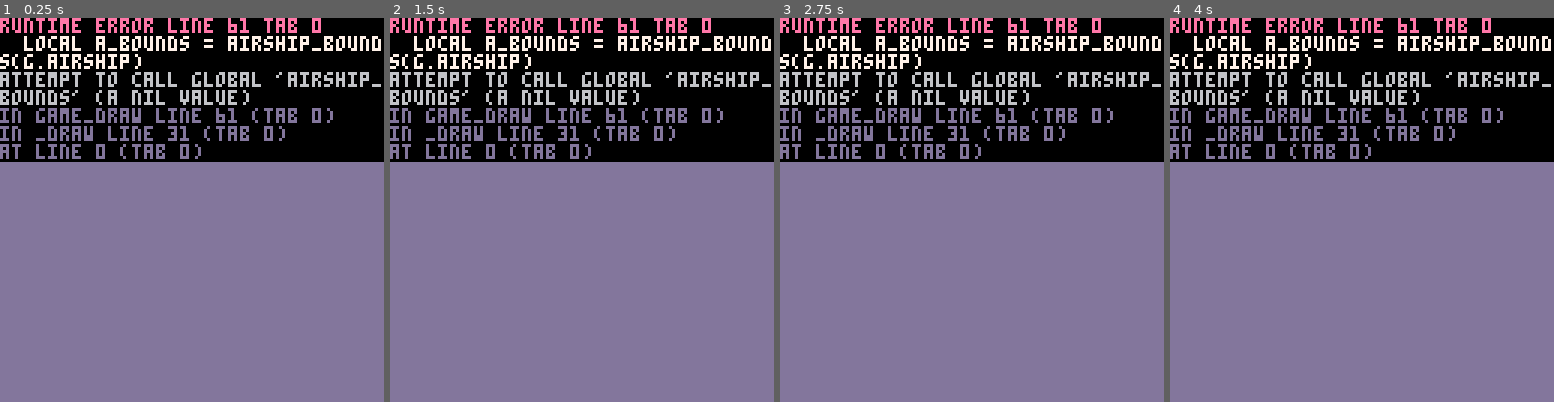
Above: before the commit, frames 1-4 (left to right).
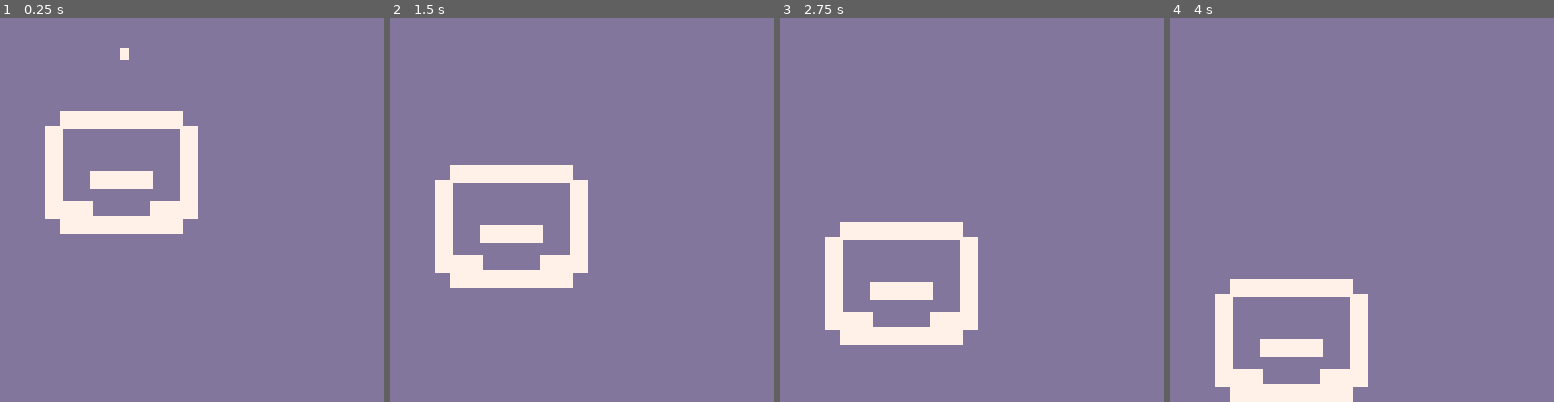
Above: after the commit, the same moments.

Repository: nucleartide/airship-prototype
Game: PICO-8 cartridge carts/flappy_airship.p8
The game is run twice, just before and just after one commit, with the same random seed, the same clock (stepped at 60 frames per second) and the same inputs.
Inputs:
- Up to frame 1 (0.25 s): no input
- Up to frame 2 (1.5 s): tap X (X key) at 0.33, 1.07 s; tap O (Z key) at 0.7 s
- Up to frame 3 (2.75 s): hold Right 1.6-2.1 s; tap O (Z key) at 1.7, 2.1, 2.5 s; tap X (X key) at 1.85 s; hold Up 2.15-2.42 s; hold Right from 2.47 s (still down)
- Up to frame 4 (4 s): tap O (Z key) at 2.9, 3.3, 3.7 s; tap X (X key) at 2.97 s; release Right at 3.03 s; hold Left 3.08-3.58 s; hold Down 3.63-3.97 s

The runs differ from the first frame. In frame 1, 39% of the frame differs, in the area x 0-100%, y 0-57%; in frame 2, 41%, in the area x 0-100%, y 0-71%; in frame 3, 41%; in frame 4, 41%.
Error before the commit: runtime error line 61 tab 0; local a_bounds = airship_bounds(g.airship); attempt to call global 'airship_bounds' (a nil value)

Commit message:
lots of stuff

Diff:
--- a/carts/flappy_airship.p8
+++ b/carts/flappy_airship.p8
@@ -6,6 +6,8 @@
 --[[
 
   todo:
+
+    ## nice-to-haves
 
     - [ ] parallax scrolling
     - [ ] curried text functions
@@ -13,6 +15,19 @@
     - [ ] mass-based physics
     - [ ] inertia, guy on twitter had this as a field
 
+    ## todo right now:
+
+    - [x] revisit player
+    - [x] revisit airship
+    - [x] revisit bounds - everything should be centered
+    - [x] define colliders
+    - [ ] resolve collisions for all colliders
+
+    ## low priority
+
+    - [ ] visual representation for colliders
+      - [ ] draw one collider at a time
+
 ]]
 
 --
@@ -59,18 +74,6 @@
   cls(13)
   airship_draw(g.airship)
   player_draw(g.player)
-
-  local p_bounds = player_bounds(g.player)
-  local a_bounds = airship_bounds(g.airship)
-
-  rect(p_bounds.top_left.x, p_bounds.top_left.y, p_bounds.bottom_right.x, p_bounds.bottom_right.y, 7)
-  -- rect(a_bounds.top_left.x, a_bounds.top_left.y, a_bounds.bottom_right.x, a_bounds.bottom_right.y, 7)
-
-  print(collides(player_bounds(g.player), airship_bounds(g.airship)))
-  vec2_print(p_bounds.top_left)
-  vec2_print(p_bounds.bottom_right)
-  vec2_print(a_bounds.top_left)
-  vec2_print(a_bounds.bottom_right)
 end
 
 --
@@ -78,11 +81,12 @@
 --
 
 -- player :: player
+-- note: player origin is at top left.
 function player()
   return {
-    pos       = vec2(),
+    pos       = vec2(40, -10),
     vel       = vec2(),
-    acc       = vec2(0, .1),
+    acc       = vec2(0, 0.15),
     move_vel  = 1,
     move_lerp = 0.4,
     max_vel   = vec2(2, 2.5),
@@ -94,16 +98,16 @@
 
 -- player_update :: btn_state -> player -> player
 function player_update(btn_state, p)
-  local desired_vel =
+  p.acc.x =
     btn_state(0) and -p.move_vel or
     btn_state(1) and p.move_vel  or
     0
 
   -- update x-component of velocity
-  p.vel.x = lerp(p.vel.x, desired_vel, p.move_lerp)
+  p.vel.x = lerp(p.vel.x, p.acc.x, p.move_lerp)
 
   -- update y-component of velocity
-  vec2_add_to(p.acc, p.vel)
+  p.vel.y += p.acc.y
 
   -- clamp velocity
   vec2_clamp_between(p.vel, p.min_vel, p.max_vel)
@@ -114,17 +118,45 @@
   return p
 end
 
--- player_bounds :: player -> bound
-function player_bounds(p)
-  return {
-    top_left     = p.pos,
-    bottom_right = vec2(p.pos.x + p.w, p.pos.y + p.h),
-  }
-end
-
 -- player_draw :: player -> io ()
 function player_draw(p)
-  -- rectfill(p.pos.x, p.pos.y, p.pos.x+p.w-1, p.pos.y+p.h-1, 7)
+  rectfill(p.pos.x, p.pos.y, p.pos.x+p.w-1, p.pos.y+p.h-1, 7)
+end
+
+--[[
+data bound =
+  bound
+    { top_left     :: vec2
+    , bottom_right :: vec2
+    }
+]]
+
+-- player_bound :: player -> bound
+function player_bound(p)
+  return {
+    top_left     = vec2(p.pos.x,       p.pos.y),
+    bottom_right = vec2(p.pos.x+p.w-1, p.pos.y+p.h-1),
+  }
+end
+
+-- player_resolve_collision :: player -> [bound] -> player
+function player_resolve_collision(p, bounds)
+  local p_bounds = player_bounds(p)
+
+  for i=1,#bounds do
+    -- iteration var...
+    local collider = bounds[i]
+
+    -- is the player colliding with this collider?
+    local is_colliding, penetration_vec = collides(p_bounds, collider)
+
+    -- if so, resolve collision
+    if is_colliding then
+      p.pos = vec2_sub_from(penetration_vec, p.pos)
+    end
+  end
+
+  return p
 end
 
 --
@@ -144,37 +176,40 @@
   print(v.x .. ', ' .. v.y)
 end
 
--- vec2_add_to :: vec2 -> vec2 -> ?
+-- vec2_add_to :: vec2 -> vec2 -> vec2
 function vec2_add_to(a, b)
   local ax, ay = a.x, a.y
   local bx, by = b.x, b.y
   b.x = ax + bx
   b.y = ay + by
+  return b
+end
+
+-- vec2_sub_from :: vec2 -> vec2 -> vec2
+-- note: b is first arg.
+function vec2_sub_from(b, a)
+  local ax, ay = a.x, a.y
+  local bx, by = b.x, b.y
+  a.x = ax - bx
+  a.y = ay - by
+  return a
 end
 
 -- vec2_mul_by :: vec2 -> float -> vec2
-function vec2_mul_by(v, s)
+function vec2_scale_by(v, s)
   v.x *= s
   v.y *= s
   return v
 end
 
--- vec2_clamp :: vec2 -> vec2 -> vec2 -> ?
+-- vec2_clamp :: vec2 -> vec2 -> vec2 -> vec2
 function vec2_clamp_between(v, lower, upper)
   local lx, ly = lower.x, lower.y
   local vx, vy = v.x, v.y
   local ux, uy = upper.x, upper.y
-  v.x = clamp_between(vx, lx, ux)
-  v.y = clamp_between(vy, ly, uy)
-end
-
---
--- clamp util.
---
-
--- clamp :: float -> float -> float -> float
-function clamp_between(n, lower, upper)
-  return min(max(lower, n), upper)
+  v.x = clamp(lx, vx, ux)
+  v.y = clamp(ly, vy, uy)
+  return v
 end
 
 --
@@ -184,43 +219,56 @@
 -- airship :: airship
 function airship()
   return {
-    pos     = vec2(),
+    pos     = vec2(40, 50),
     vel     = vec2(),
     acc     = vec2(0, .01),
     max_vel = vec2(2, .25),
     min_vel = vec2(-2, -2),
-    sx      = 16,
-    sy      = 0,
-    sw      = 29,
-    sh      = 20,
 
     colliders = {
-      {
-        -- ceiling
-        top_left     = vec2_mul_by(vec2(1, 0), 5),
-        bottom_right = vec2_mul_by(vec2(9, 2), 5),
-      },
-      {
-        -- left wall
-        top_left     = vec2_mul_by(vec2(0, 1), 5),
-        bottom_right = vec2_mul_by(vec2(2, 7), 5),
-      },
-      {
-        -- right wall
-        top_left     = vec2_mul_by(vec2(8, 1), 5),
-        bottom_right = vec2_mul_by(vec2(10, 7), 5),
-      },
-      {
-        -- bottom wall
-        top_left     = vec2_mul_by(vec2(1, 6), 5),
-        bottom_right = vec2_mul_by(vec2(9, 8), 5),
+      -- middle platform
+      {
+        top_left     = vec2(-2, 0),
+        bottom_right = vec2(2, 1),
+      },
+
+      -- ceiling
+      {
+        top_left     = vec2(-4, -4),
+        bottom_right = vec2(4, -3),
+      },
+
+      -- floor
+      {
+        top_left     = vec2(-4, 3),
+        bottom_right = vec2(4, 4),
+      },
+
+      -- left wall
+      {
+        top_left     = vec2(-5, -3),
+        bottom_right = vec2(-4, 3),
+      },
+
+      -- right wall
+      {
+        top_left     = vec2(4, -3),
+        bottom_right = vec2(5, 3),
+      },
+
+      -- bottom left corner
+      {
+        top_left     = vec2(-5, 2),
+        bottom_right = vec2(-2, 3),
+      },
+
+      -- bottom right corner
+      {
+        top_left     = vec2(2, 2),
+        bottom_right = vec2(5, 3),
       },
     },
   }
-end
-
--- airship_to_world :: airship -> vec2
-function airship_to_world(a)
 end
 
 -- airship_update :: airship -> airship
@@ -233,21 +281,21 @@
 
 -- airship_draw :: airship -> io ()
 function airship_draw(a)
-  -- sspr(a.sx, a.sy, a.sw, a.sh, a.pos.x, a.pos.y, a.sw*2, a.sh*2)
-
   for i=1,#a.colliders do
     local wall = a.colliders[i]
 
     local v1 = vec2()
     local v2 = vec2()
 
-    vec2_add_to(a.pos,         v1)
     vec2_add_to(wall.top_left, v1)
-
-    vec2_add_to(a.pos,             v2)
+    vec2_scale_by(v1, 5)
+    vec2_add_to(a.pos, v1)
+
     vec2_add_to(wall.bottom_right, v2)
-
-    rect(
+    vec2_scale_by(v2, 5)
+    vec2_add_to(a.pos, v2)
+
+    rectfill(
       v1.x,
       v1.y,
       v2.x,
@@ -258,7 +306,7 @@
 end
 
 --
--- lerp util.
+-- math utils.
 --
 
 -- lerp :: float -> float -> float -> float
@@ -266,47 +314,62 @@
   return (1-t)*a + t*b
 end
 
---
--- aabb util.
---
-
--- determine whether 2 bounding boxes collide.
--- collides :: bound -> bound -> boolean
+-- clamp :: float -> float -> float -> float
+function clamp(lower, n, upper)
+  return min(max(lower, n), upper)
+end
+
+-- minkowski_difference :: bound -> bound -> bound
+function minkowski_difference(a, b)
+  local top    = a.top_left.y     - b.bottom_right.y
+  local bottom = a.bottom_right.y - b.top_left.y
+  local left   = a.top_left.x     - b.bottom_right.x
+  local right  = a.bottom_right.x - b.top_left.x
+
+  return {
+    top_left     = vec2(left,  top),
+    bottom_right = vec2(right, bottom),
+  }
+end
+
+-- collides :: bound -> bound -> (bool, bound, vec2)
 function collides(a, b)
-  return not (false
-    or a.bottom_right.x < b.top_left.x
-    or a.top_left.x     > b.bottom_right.x
-    or a.bottom_right.y < b.top_left.y
-    or a.top_left.y     > b.bottom_right.y
-  )
-end
-
---
--- collide_floor util.
---
-
-function collide_floor(entity)
-end
-
---
--- test char.
---
-
-function test_char()
-  return {
-    pos = vec2(), -- this should be at the center
-    vel = vec2(),
-    acc = vec2(),
-    w   = 16,
-    h   = 16,
-  }
-end
-
-function test_char_bounds(t)
-  return {
-    top_left     = vec2(t.pos.x-t.w/2, t.pos.y-t.h/2),
-    bottom_right = vec2(t.pos.x+t.w/2, t.pos.y+t.h/2),
-  }
+  local diff = minkowski_difference(a, b)
+
+  -- if the minkowski difference intersects the origin,
+  -- then a and b collide.
+  local is_colliding = true
+    and diff.top_left.x <= 0
+    and diff.bottom_right.x >= 0
+    and diff.top_left.y <= 0
+    and diff.bottom_right.y >= 0
+
+  local penetration_vec = vec2(0, t)
+  local current_min     = abs(t)
+
+  -- note: better api: min({{abs(b), vec2(0, b)}, ...}, predicate)
+  -- what if two abs values are equal?
+  --   current impl chooses y when x and y are equal
+
+  if abs(b) < current_min then
+    current_min = abs(b)
+    penetration_vec.x = 0
+    penetration_vec.y = b
+  end
+
+  if abs(l) < current_min then
+    current_min = abs(l)
+    penetration_vec.x = l
+    penetration_vec.y = 0
+  end
+
+  if abs(r) < current_min then
+    current_min = abs(r)
+    penetration_vec.x = r
+    penetration_vec.y = 0
+  end
+
+  return is_colliding, penetration_vec, diff
 end
 __gfx__
 00000000eeeeeeee0000eeeeeeeeeeeeeeeeeeeee000000000000000000000000000000000000000000000000000000000000000000000000000000000000000
--- a/carts/minkowski.p8
+++ b/carts/minkowski.p8
@@ -37,7 +37,7 @@
 
 -- collides :: bound -> bound -> (bool, bound)
 function collides(a, b)
-  local diff, t, b, l, r = minkowski_difference(a, b)
+  local diff = minkowski_difference(a, b)
 
   -- if the minkowski difference intersects the origin,
   -- then a and b collide.
@@ -72,7 +72,7 @@
     penetration_vec.y = 0
   end
 
-  return is_colliding, diff, penetration_vec, t, b, l, r
+  return is_colliding, diff, penetration_vec
 end
 
 function vec2(x, y)
@@ -122,12 +122,60 @@
     bottom_right = vec2(80, 95),
   }
 
+  local collider2 = {
+    top_left     = vec2(75,  10),
+    bottom_right = vec2(100, 90),
+  }
+
+  local colliders = {
+    -- middle platform
+    {
+      top_left     = vec2(),
+      bottom_right = vec2(),
+    },
+
+    -- ceiling
+    {
+      top_left     = vec2(),
+      bottom_right = vec2(),
+    },
+
+    -- floor
+    {
+      top_left     = vec2(),
+      bottom_right = vec2(),
+    },
+
+    -- left wall
+    {
+      top_left     = vec2(),
+      bottom_right = vec2(),
+    },
+
+    -- right wall
+    {
+      top_left     = vec2(),
+      bottom_right = vec2(),
+    },
+
+    -- bottom left corner
+    {
+      top_left     = vec2(),
+      bottom_right = vec2(),
+    },
+
+    -- bottom right corner
+    {
+      top_left     = vec2(),
+      bottom_right = vec2(),
+    },
+  }
+
   local p = player()
 
   local is_colliding = false
   local diff_bounds
   local penetration_vec
-  local t, b, l, r
 
   function _update60()
     -- update player
@@ -135,9 +183,18 @@
 
     -- update `is_colliding` status
     local p_bounds = player_bounds(p)
-    is_colliding, diff_bounds, penetration_vec, t, b, l, r = collides(p_bounds, collider)
+    is_colliding, diff_bounds, penetration_vec = collides(p_bounds, collider)
 
     -- resolve collision.
+    if is_colliding then
+      p.pos.x -= penetration_vec.x
+      p.pos.y -= penetration_vec.y
+    end
+
+    -- update `is_colliding` status for 2nd collision
+    is_colliding, diff_bounds, penetration_vec = collides(p_bounds, collider2)
+
+    -- resolve collision
     if is_colliding then
       p.pos.x -= penetration_vec.x
       p.pos.y -= penetration_vec.y
@@ -153,21 +210,14 @@
       collider.bottom_right.y,
       7
     )
+    rectfill(
+      collider2.top_left.x,
+      collider2.top_left.y,
+      collider2.bottom_right.x,
+      collider2.bottom_right.y,
+      7
+    )
     player_draw(p)
-    --[[
-    rectfill(
-      diff_bounds.top_left.x,
-      diff_bounds.top_left.y,
-      diff_bounds.bottom_right.x,
-      diff_bounds.bottom_right.y,
-      15
-    )
-    ]]
-    print('collides: ' .. tostr(is_colliding), nil, nil, 7)
-    if is_colliding then
-      -- print('penetration vec: ' .. penetration_vec.x .. ', ' .. penetration_vec.y, 0, 6, 7)
-    end
-    -- print(t .. ', ' .. b .. ', ' .. l .. ', ' .. r, 0, 12, 7)
   end
 end
 __gfx__
